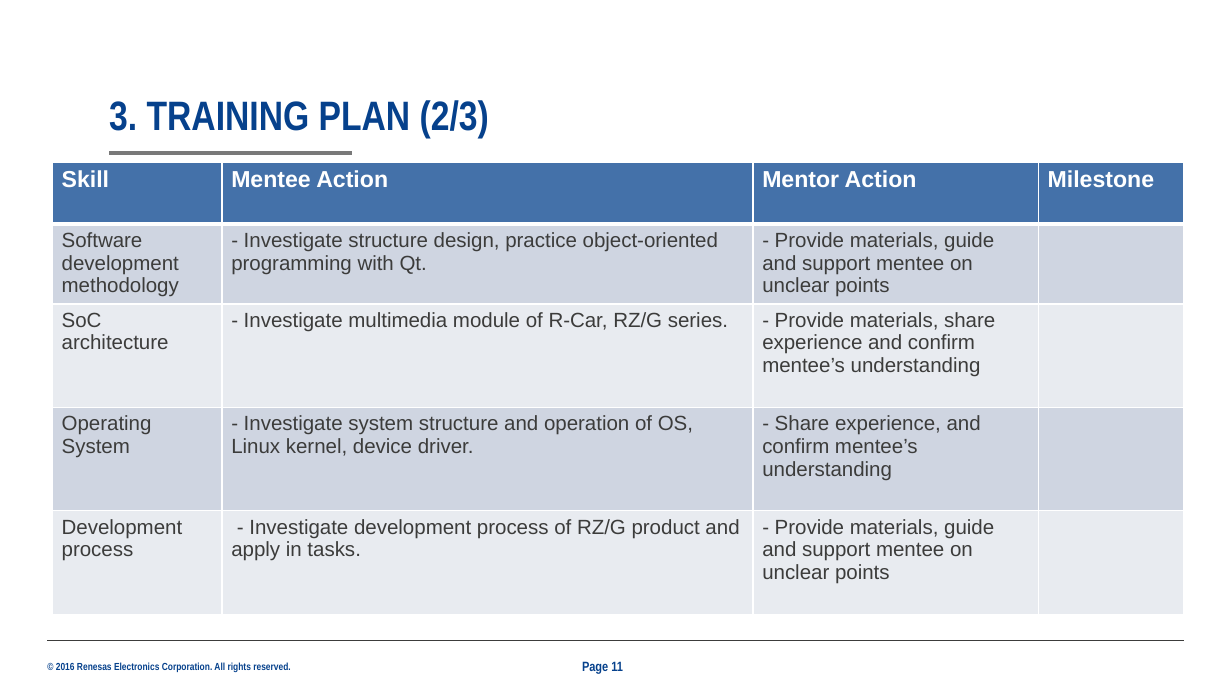
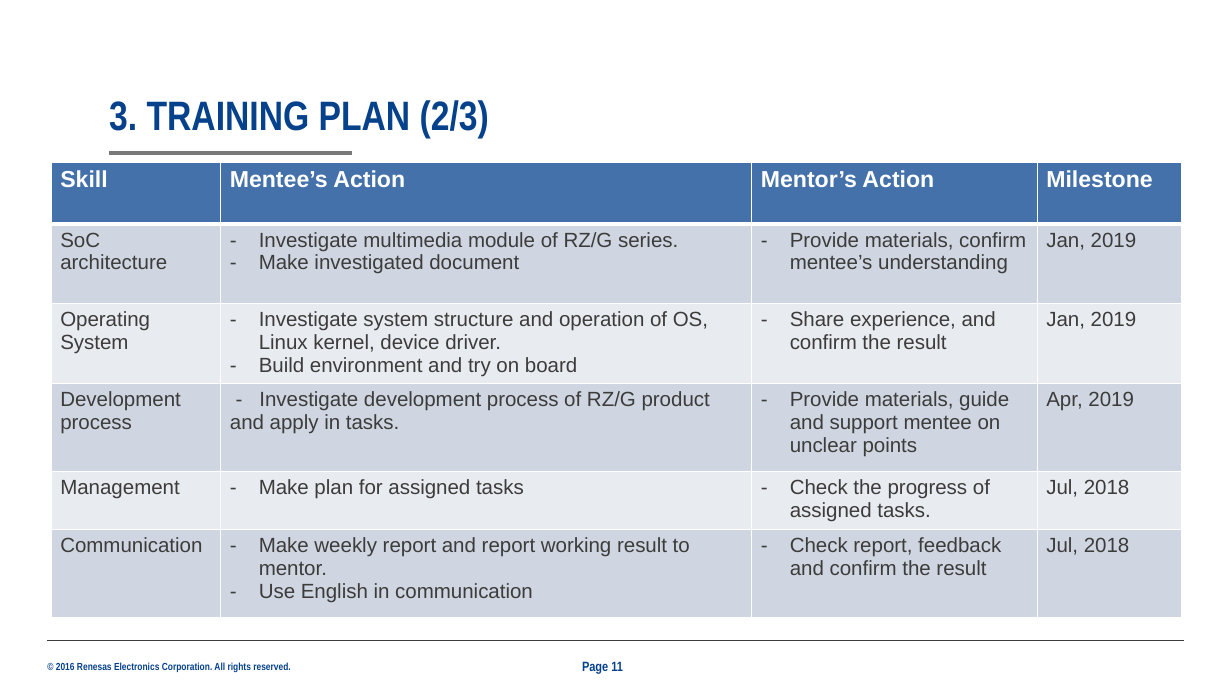
Before and after one commit to trankha/pre1, a slide deck: slide 11 of 25G_Presentation.pptx. Drawn at 1232x693 pixels with LibreOffice and Linux fonts; fonts in the diff are those of the drawing; background and template pictures are left out. Boxes give left, top, right and bottom in pixels: in the first picture for what was removed or moved away, otherwise in the second. Text is boxed around its words. In the diff, an @@ line names an element or a change of style, - is before the commit and + after.

```diff
--- a/25G_Presentation.pptx
+++ b/25G_Presentation.pptx
@@ table at (51,162,1183,625) @@
-row 1: Skill | Mentee Action | Mentor Action | Milestone
-row 2: Software development / methodology | - Investigate structure design, practice object-oriented / programming with Qt. | - Provide materials, guide and support mentee on unclear points | 
-row 3: SoC architecture | - Investigate multimedia module of R-Car, RZ/G series. | - Provide materials, share / experience and confirm mentee’s understanding | 
-row 4: Operating System | - Investigate system structure and operation of OS, Linux kernel, device driver. | - Share experience, and confirm mentee’s understanding | 
-row 5: Development process | - Investigate development process of RZ/G product and / apply in tasks. | - Provide materials, guide and support mentee on unclear points | 
+row 1: Skill | Mentee’s Action | Mentor’s Action | Milestone
+row 2: SoC architecture | Investigate multimedia module of RZ/G series. / Make investigated document | Provide materials, confirm mentee’s understanding | Jan, 2019
+row 3: Operating System | Investigate system structure and operation of OS, Linux kernel, device driver. / Build environment and try on board | Share experience, and confirm the result | Jan, 2019
+row 4: Development process | - Investigate development process of RZ/G product and apply in tasks. | Provide materials, guide and support mentee on unclear points | Apr, 2019
+row 5: Management | Make plan for assigned tasks | Check the progress of assigned tasks. | Jul, 2018
+row 6: Communication | Make weekly report and report working result to mentor. / Use English in communication | Check report, feedback and confirm the result | Jul, 2018
```
Also in this commit, not shown: 14 other slides changed.
